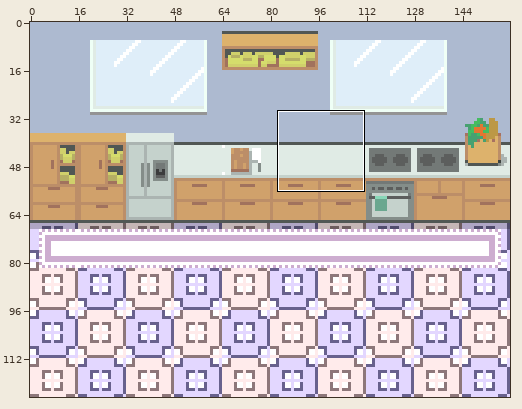
A sprite sheet gets an edit: bg.png. Above: a wide view before the commit, with the close-up outlined.
Close-up. Old version:
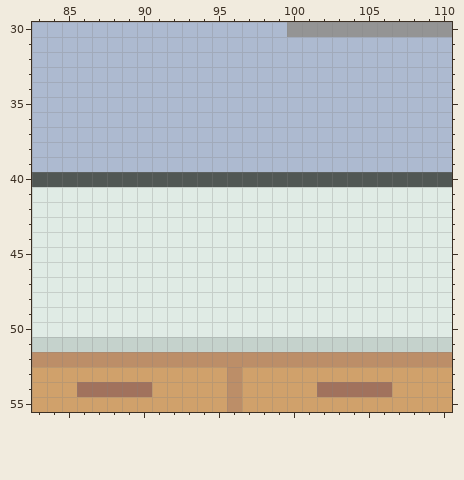
The file is 160x125 pixels. Colours within 5 levels of each other are drawn and written as one. Shown: x 83..110, y 30..55.
After:
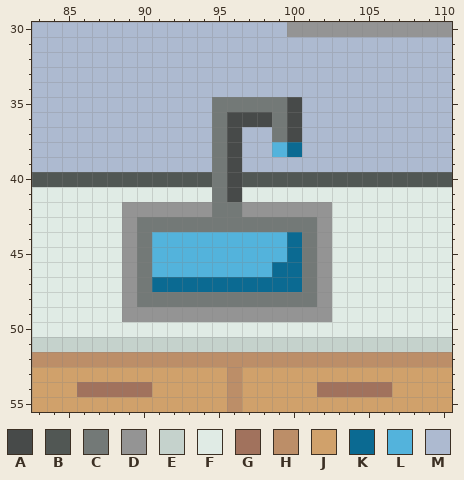
Palette (. is transparent): A #474a49  B #515754  C #737977  D #949494  E #c5d2cc  F #e0ebe5  G #a1725d  H #bc8e68  J #d0a16b  K #0b6a92  L #53b3dc  M #adbad0
From old to new:
The author changed colour B to colour A in row 40 at x 96.
The author changed colour F to colour A in row 41 at x 96.
The author changed colour M to colour A in row 35 at x 100; in row 36 at x 96 to 98 and 100; in row 37 at x 96 and 100; in rows 38 to 39 at x 96.
The author changed colour B to colour C in row 40 at x 95.
The author changed colour F to colour C in row 41 at x 95; in row 42 at x 95 to 96; in row 43 at x 90 to 101; in rows 44 to 47 at x 90 and 101; in row 48 at x 90 to 101.
The author changed colour M to colour C in row 35 at x 95 to 99; in rows 36 to 37 at x 95 and 99; in rows 38 to 39 at x 95.
The author changed colour F to colour D in row 42 at x 89 to 94 and 97 to 102; in rows 43 to 48 at x 89 and 102; in row 49 at x 89 to 102.
The author changed colour F to colour K in rows 44 to 45 at x 100; in row 46 at x 99 to 100; in row 47 at x 91 to 100.
The author changed colour M to colour K in row 38 at x 100.
The author changed colour F to colour L in rows 44 to 45 at x 91 to 99; in row 46 at x 91 to 98.
The author changed colour M to colour L in row 38 at x 99.
Pixel boxes of the changes (left, top, right, bottom) in both close-ups:
changed: (122, 97, 332, 322)
